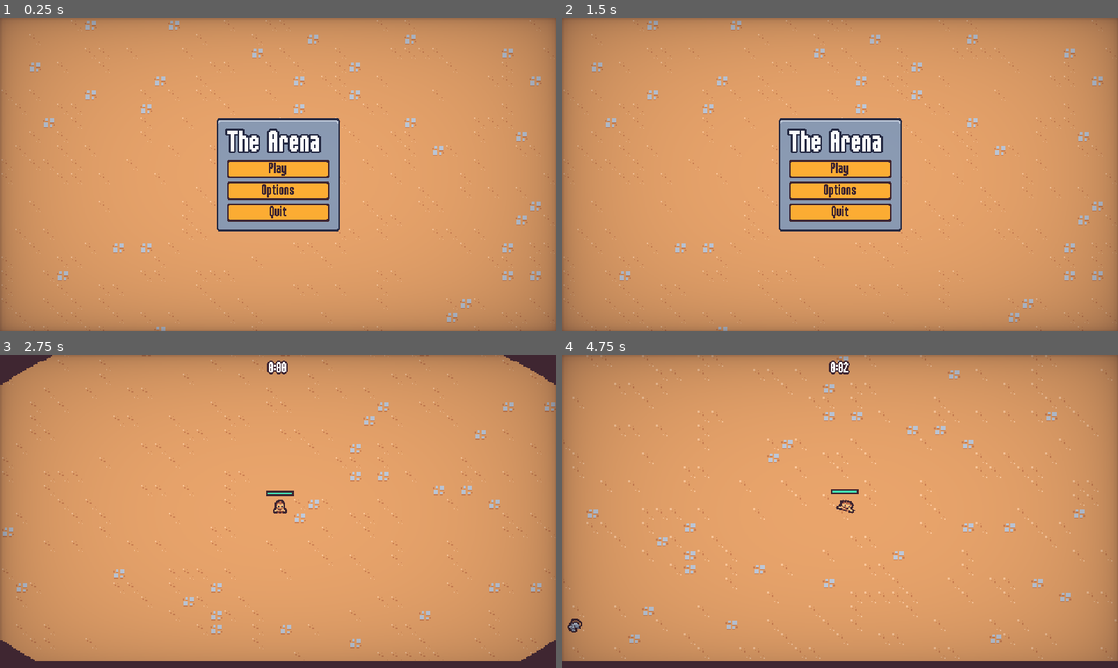
Above: before the commit, frames 1-4 (two rows, left to right).
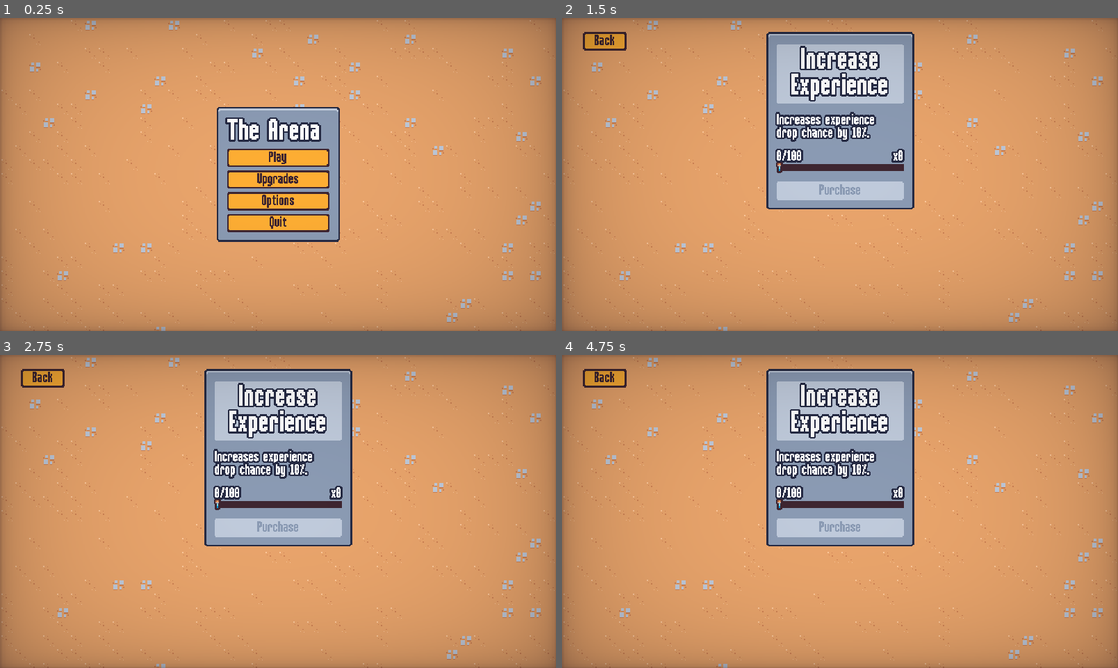
Above: after the commit, the same moments.

Repository: richigro/godot2DGame
Game: Godot game, scene res://scenes/ui/main_menu.tscn
The game is run twice, just before and just after one commit, with the same random seed, the same clock (stepped at 60 frames per second) and the same inputs.
Inputs (mouse positions are in pixels of both pictures, inside the frame that each line leads up to):
- Up to frame 1 (0.25 s): no input
- Up to frame 2 (1.5 s): click (840, 180) at 0.5 s, where only the run after the commit has a clickable "Upgrades"; click (606, 39) at 1.25 s, where only the run after the commit has a clickable "Back"
- Up to frame 3 (2.75 s): click (278, 505) at 2 s, where only the run before the commit has a clickable "Play"
- Up to frame 4 (4.75 s): move the mouse to (962, 495) at 2.77 s; press the mouse at (962, 495) at 2.78 s; hold D (move_right) 2.78-3.53 s; move the mouse to (728, 527) at 3.52 s; release the mouse at (728, 527) at 3.53 s; hold S (move_down) 3.53-4.28 s; click (728, 527) at 3.6 s; move the mouse to (895, 442) at 4.27 s; press the mouse at (895, 442) at 4.28 s; hold D (move_right) from 4.28 s (still down)

The runs differ from the first frame. In frame 1, 6.1% of the frame differs, in the area x 39-62%, y 28-72%; in frame 2, 15%; in frame 3, 22%, in the area x 0-100%, y 0-100%; in frame 4, 21%.

Commit message:
Added new meta upgrades menu

Diff:
--- a/resources/theme/theme.tres
+++ b/resources/theme/theme.tres
@@ -8,6 +8,14 @@
 content_margin_top = 4.0
 content_margin_right = 4.0
 content_margin_bottom = 4.0
+texture = ExtResource("1_tlyof")
+texture_margin_left = 1.0
+texture_margin_top = 1.0
+texture_margin_right = 1.0
+texture_margin_bottom = 1.0
+region_rect = Rect2(18, 2, 12, 12)
+
+[sub_resource type="StyleBoxTexture" id="StyleBoxTexture_54cbj"]
 texture = ExtResource("1_tlyof")
 texture_margin_left = 1.0
 texture_margin_top = 1.0
@@ -81,6 +89,37 @@
 [sub_resource type="StyleBoxFlat" id="StyleBoxFlat_xnib7"]
 bg_color = Color(0.247059, 0.14902, 0.192157, 1)
 
+[sub_resource type="StyleBoxFlat" id="StyleBoxFlat_y8rx7"]
+bg_color = Color(0.996078, 0.682353, 0.203922, 1)
+border_width_left = 2
+border_width_top = 2
+border_width_right = 2
+border_width_bottom = 2
+border_color = Color(0.8, 0.8, 0.8, 0)
+
+[sub_resource type="StyleBoxFlat" id="StyleBoxFlat_xuqpm"]
+bg_color = Color(0.996078, 0.682353, 0.203922, 1)
+border_width_left = 2
+border_width_top = 2
+border_width_right = 2
+border_width_bottom = 2
+border_color = Color(0.8, 0.8, 0.8, 0)
+
+[sub_resource type="StyleBoxFlat" id="StyleBoxFlat_6kjkb"]
+bg_color = Color(0.996078, 0.682353, 0.203922, 1)
+border_width_left = 2
+border_width_top = 2
+border_width_right = 2
+border_width_bottom = 2
+border_color = Color(0.8, 0.8, 0.8, 0)
+
+[sub_resource type="StyleBoxFlat" id="StyleBoxFlat_bv76i"]
+content_margin_left = 4.0
+content_margin_top = 0.0
+content_margin_right = 4.0
+content_margin_bottom = 0.0
+bg_color = Color(0.247059, 0.14902, 0.192157, 1)
+
 [resource]
 default_font = ExtResource("1_gfa5q")
 default_font_size = 16
@@ -93,9 +132,11 @@
 BlueOutlineLabel/constants/shadow_offset_x = 0
 BlueOutlineLabel/constants/shadow_offset_y = 0
 Button/colors/font_color = Color(0.247059, 0.14902, 0.192157, 1)
+Button/colors/font_disabled_color = Color(0.545098, 0.607843, 0.705882, 1)
 Button/colors/font_focus_color = Color(0.247059, 0.14902, 0.192157, 1)
 Button/colors/font_hover_color = Color(0.741176, 0.423529, 0.290196, 1)
 Button/colors/font_pressed_color = Color(0.247059, 0.14902, 0.192157, 1)
+Button/styles/disabled = SubResource("StyleBoxTexture_54cbj")
 Button/styles/focus = SubResource("StyleBoxEmpty_sxvki")
 Button/styles/hover = SubResource("StyleBoxTexture_vp8is")
 Button/styles/normal = SubResource("StyleBoxTexture_y8qju")
@@ -108,3 +149,7 @@
 Label/constants/line_spacing = 0
 PanelContainer/styles/panel = SubResource("StyleBoxTexture_l6vks")
 ProgressBar/styles/background = SubResource("StyleBoxFlat_xnib7")
+VScrollBar/styles/grabber = SubResource("StyleBoxFlat_y8rx7")
+VScrollBar/styles/grabber_highlight = SubResource("StyleBoxFlat_xuqpm")
+VScrollBar/styles/grabber_pressed = SubResource("StyleBoxFlat_6kjkb")
+VScrollBar/styles/scroll = SubResource("StyleBoxFlat_bv76i")
--- a/scenes/autoload/meta_progression.gd
+++ b/scenes/autoload/meta_progression.gd
@@ -36,5 +36,12 @@
 	save_data["meta_upgrades"][upgrade.id]["quantity"] += 1
 	save()
 
+
+func get_upgrade_count(upgrade_id: String):
+	if save_data["meta_upgrades"].has(upgrade_id):
+		return save_data["meta_upgrades"][upgrade_id]["quantity"]
+	return 0
+
+
 func on_experience_collected(number: float):
 	save_data["meta_upgrade_currency"] += number
--- a/scenes/autoload/screen_transition.gd
+++ b/scenes/autoload/screen_transition.gd
@@ -10,6 +10,12 @@
 	skip_emit = true
 	$AnimationPlayer.play_backwards("default")
 
+
+func transition_to_scene(scene_path: String):
+	transition()
+	await transition_halfway
+	get_tree().change_scene_to_file(scene_path)
+
 func emit_transition_halfway():
 	if skip_emit:
 		skip_emit = false
--- a/scenes/component/vial_drop_component.gd
+++ b/scenes/component/vial_drop_component.gd
@@ -9,8 +9,13 @@
 
 
 func on_died():
+	var adjusted_drop_percent = drop_percent
+	var experience_gain_upgrade_count = MetaProgression.get_upgrade_count("experience_gain")
+	if experience_gain_upgrade_count > 0:
+		adjusted_drop_percent += 0.1
+
 	# random chance to drop an item
-	if randf() > drop_percent:
+	if randf() > adjusted_drop_percent:
 		return
 
 	if vial_scene == null:
--- a/scenes/ui/end_screen.gd
+++ b/scenes/ui/end_screen.gd
@@ -11,7 +11,7 @@
 	.set_ease(Tween.EASE_OUT).set_trans(Tween.TRANS_BACK)
 	# pause the game while on this screen
 	get_tree().paused = true
-	$%RestartButton.pressed.connect(on_restart_button_pressed)
+	$%ContinueButton.pressed.connect(on_continue_button_pressed)
 	$%QuitButton.pressed.connect(on_quit_button_pressed)
 
 func set_defeat():
@@ -26,12 +26,14 @@
 	else:
 		$VictoryStreamPlayer.play()
 
-func on_restart_button_pressed():
+func on_continue_button_pressed():
 	ScreenTransition.transition()
 	await ScreenTransition.transition_halfway
 	get_tree().paused = false
-	get_tree().change_scene_to_file("res://scenes/main/main.tscn")
+	get_tree().change_scene_to_file("res://scenes/ui/meta_menu.tscn")
 
 
 func on_quit_button_pressed():
-	get_tree().quit()
+	ScreenTransition.transition_to_scene("res://scenes/ui/main_menu.tscn")
+	await  ScreenTransition.transition_halfway
+	get_tree().paused = false
--- a/scenes/ui/end_screen.tscn
+++ b/scenes/ui/end_screen.tscn
@@ -135,13 +135,13 @@
 [node name="VBoxContainer" type="VBoxContainer" parent="MarginContainer/PanelContainer/MarginContainer/VBoxContainer"]
 layout_mode = 2
 
-[node name="RestartButton" parent="MarginContainer/PanelContainer/MarginContainer/VBoxContainer/VBoxContainer" instance=ExtResource("2_vi30n")]
+[node name="ContinueButton" parent="MarginContainer/PanelContainer/MarginContainer/VBoxContainer/VBoxContainer" instance=ExtResource("2_vi30n")]
 unique_name_in_owner = true
 layout_mode = 2
-text = "Restart
+text = "Continue
 "
 
 [node name="QuitButton" parent="MarginContainer/PanelContainer/MarginContainer/VBoxContainer/VBoxContainer" instance=ExtResource("2_vi30n")]
 unique_name_in_owner = true
 layout_mode = 2
-text = "Quit"
+text = "Quit to Menu"
--- a/scenes/ui/main_menu.gd
+++ b/scenes/ui/main_menu.gd
@@ -5,6 +5,7 @@
 
 func _ready():
 	$%PlayButton.pressed.connect(on_play_pressed)
+	$%UpgradesButton.pressed.connect(on_upgrades_pressed)
 	$%OptionsButton.pressed.connect(on_options_pressed)
 	$%QuitButton.pressed.connect(on_quit_pressed)
 
@@ -13,6 +14,12 @@
 	ScreenTransition.transition()
 	await ScreenTransition.transition_halfway
 	get_tree().change_scene_to_file("res://scenes/main/main.tscn")
+
+
+func on_upgrades_pressed():
+	ScreenTransition.transition()
+	await ScreenTransition.transition_halfway
+	get_tree().change_scene_to_file("res://scenes/ui/meta_menu.tscn")
 
 
 func on_options_pressed():
--- a/scenes/ui/main_menu.tscn
+++ b/scenes/ui/main_menu.tscn
@@ -48,6 +48,11 @@
 layout_mode = 2
 text = "Play"
 
+[node name="UpgradesButton" parent="MarginContainer/PanelContainer/MarginContainer/VBoxContainer" instance=ExtResource("3_kwany")]
+unique_name_in_owner = true
+layout_mode = 2
+text = "Upgrades"
+
 [node name="OptionsButton" parent="MarginContainer/PanelContainer/MarginContainer/VBoxContainer" instance=ExtResource("3_kwany")]
 unique_name_in_owner = true
 layout_mode = 2
--- a/scenes/ui/meta_menu.gd
+++ b/scenes/ui/meta_menu.gd
@@ -1,6 +1,7 @@
 extends CanvasLayer
 
 @export var upgrades: Array[MetaUpgrade] = []
+@onready var back_button = $%BackButton
 
 @onready var grid_container = $%GridContainer
 
@@ -8,7 +9,14 @@
 
 
 func _ready():
+	back_button.pressed.connect(on_back_pressed)
+	for child in grid_container.get_children():
+		child.queue_free()
 	for upgrade in upgrades:
 		var meta_upgrade_card_instance = meta_upgrade_card_scene.instantiate()
 		grid_container.add_child(meta_upgrade_card_instance)
 		meta_upgrade_card_instance.set_meta_upgrade(upgrade)
+
+
+func on_back_pressed():
+	ScreenTransition.transition_to_scene("res://scenes/ui/main_menu.tscn")
--- a/scenes/ui/meta_menu.tscn
+++ b/scenes/ui/meta_menu.tscn
@@ -1,8 +1,9 @@
-[gd_scene load_steps=5 format=3 uid="uid://bq6pjn1nuxc2j"]
+[gd_scene load_steps=6 format=3 uid="uid://bq6pjn1nuxc2j"]
 
 [ext_resource type="Script" path="res://scenes/ui/meta_menu.gd" id="1_e3gcm"]
 [ext_resource type="Resource" uid="uid://om60tx6ess2q" path="res://resources/meta_upgrades/experience_gain.tres" id="2_b5bon"]
 [ext_resource type="TileSet" uid="uid://cn0vqblvlqqs5" path="res://resources/tileset.tres" id="2_iftx5"]
+[ext_resource type="PackedScene" uid="uid://dpgk5r18rdugk" path="res://scenes/ui/meta_upgrade_card.tscn" id="4_84ut3"]
 [ext_resource type="PackedScene" uid="uid://dtdcejbq2si8g" path="res://scenes/ui/vignette.tscn" id="4_qudyu"]
 
 [node name="MetaMenu" type="CanvasLayer"]
@@ -15,23 +16,66 @@
 format = 2
 layer_0/tile_data = PackedInt32Array(0, 0, 4, 1, 0, 4, 2, 0, 4, 65538, 65536, 4, 65539, 0, 4, 131075, 0, 4, 131074, 0,  …(193369 unchanged characters)…
 
-[node name="MarginContainer" type="MarginContainer" parent="."]
+[node name="ScrollContainer" type="ScrollContainer" parent="."]
 anchors_preset = 15
 anchor_right = 1.0
 anchor_bottom = 1.0
 grow_horizontal = 2
 grow_vertical = 2
+
+[node name="MarginContainer" type="MarginContainer" parent="ScrollContainer"]
+layout_mode = 2
+size_flags_horizontal = 3
 theme_override_constants/margin_left = 24
 theme_override_constants/margin_top = 16
 theme_override_constants/margin_right = 24
 theme_override_constants/margin_bottom = 16
 
-[node name="GridContainer" type="GridContainer" parent="MarginContainer"]
+[node name="GridContainer" type="GridContainer" parent="ScrollContainer/MarginContainer"]
 unique_name_in_owner = true
 layout_mode = 2
-size_flags_horizontal = 4
+size_flags_horizontal = 6
 theme_override_constants/h_separation = 16
-columns = 3
+theme_override_constants/v_separation = 16
+columns = 2
+
+[node name="MetaUpgradeCard" parent="ScrollContainer/MarginContainer/GridContainer" instance=ExtResource("4_84ut3")]
+layout_mode = 2
+
+[node name="MetaUpgradeCard2" parent="ScrollContainer/MarginContainer/GridContainer" instance=ExtResource("4_84ut3")]
+layout_mode = 2
+
+[node name="MetaUpgradeCard3" parent="ScrollContainer/MarginContainer/GridContainer" instance=ExtResource("4_84ut3")]
+layout_mode = 2
+
+[node name="MetaUpgradeCard4" parent="ScrollContainer/MarginContainer/GridContainer" instance=ExtResource("4_84ut3")]
+layout_mode = 2
+
+[node name="MetaUpgradeCard5" parent="ScrollContainer/MarginContainer/GridContainer" instance=ExtResource("4_84ut3")]
+layout_mode = 2
+
+[node name="MetaUpgradeCard6" parent="ScrollContainer/MarginContainer/GridContainer" instance=ExtResource("4_84ut3")]
+layout_mode = 2
+
+[node name="MetaUpgradeCard7" parent="ScrollContainer/MarginContainer/GridContainer" instance=ExtResource("4_84ut3")]
+layout_mode = 2
+
+[node name="MarginContainer" type="MarginContainer" parent="."]
+offset_right = 98.0
+offset_bottom = 53.0
+size_flags_horizontal = 3
+theme_override_constants/margin_left = 24
+theme_override_constants/margin_top = 16
+theme_override_constants/margin_right = 24
+theme_override_constants/margin_bottom = 16
+
+[node name="BackButton" type="Button" parent="MarginContainer"]
+unique_name_in_owner = true
+custom_minimum_size = Vector2(50, 0)
+layout_mode = 2
+size_flags_horizontal = 0
+size_flags_vertical = 0
+text = "Back"
 
 [node name="Vignette" parent="." instance=ExtResource("4_qudyu")]
 layer = 3
--- a/scenes/ui/meta_upgrade_card.gd
+++ b/scenes/ui/meta_upgrade_card.gd
@@ -2,9 +2,10 @@
 
 @onready var name_label: Label = $%NameLabel
 @onready var description_label: Label = $%DescriptionLabel
-@onready var progress_bar = %ProgressBar
+@onready var progress_bar = $%ProgressBar
 @onready var purcahse_button = $%PurcahseButton
-@onready var progress_label = %ProgressLabel
+@onready var progress_label = $%ProgressLabel
+@onready var count_label = $%CountLabel
 
 
 var upgrade: MetaUpgrade
@@ -21,12 +22,19 @@
 
 
 func update_progress():
+	var current_quantity = 0
+	if MetaProgression.save_data["meta_upgrades"].has(upgrade.id):
+		current_quantity = MetaProgression.save_data["meta_upgrades"][upgrade.id]["quantity"]
+	var is_maxed = current_quantity >= upgrade.max_quantity
 	var currency = MetaProgression.save_data["meta_upgrade_currency"]
 	var percent = currency / upgrade.experience_cost
 	percent = min(percent, 1)
 	progress_bar.value = percent
-	purcahse_button.disabled = percent < 1
+	purcahse_button.disabled = percent < 1 || is_maxed
+	if is_maxed:
+		purcahse_button.text = "Maxed"
 	progress_label.text = str(currency) + "/" + str(upgrade.experience_cost)
+	count_label.text = "x%d" % current_quantity
 
 func select_card():
 	$AnimationPlayer.play("selected")
--- a/scenes/ui/meta_upgrade_card.tscn
+++ b/scenes/ui/meta_upgrade_card.tscn
@@ -165,13 +165,22 @@
 mouse_filter = 2
 theme_override_constants/separation = 1
 
-[node name="ProgressLabel" type="Label" parent="MarginContainer/VBoxContainer/VBoxContainer"]
+[node name="HBoxContainer" type="HBoxContainer" parent="MarginContainer/VBoxContainer/VBoxContainer"]
+layout_mode = 2
+
+[node name="ProgressLabel" type="Label" parent="MarginContainer/VBoxContainer/VBoxContainer/HBoxContainer"]
 unique_name_in_owner = true
 layout_mode = 2
 size_flags_vertical = 8
 theme_type_variation = &"BlueOutlineLabel"
 text = "50/200"
-horizontal_alignment = 1
+
+[node name="CountLabel" type="Label" parent="MarginContainer/VBoxContainer/VBoxContainer/HBoxContainer"]
+unique_name_in_owner = true
+layout_mode = 2
+size_flags_horizontal = 10
+theme_type_variation = &"BlueOutlineLabel"
+text = "x0"
 
 [node name="MarginContainer" type="MarginContainer" parent="MarginContainer/VBoxContainer/VBoxContainer"]
 layout_mode = 2
Not shown: 1 places in resources/theme/theme.tres that only renumber resources
Not shown: 2 places in scenes/game_object/basic_enemy/basic_enemy.tscn that only renumber resources
